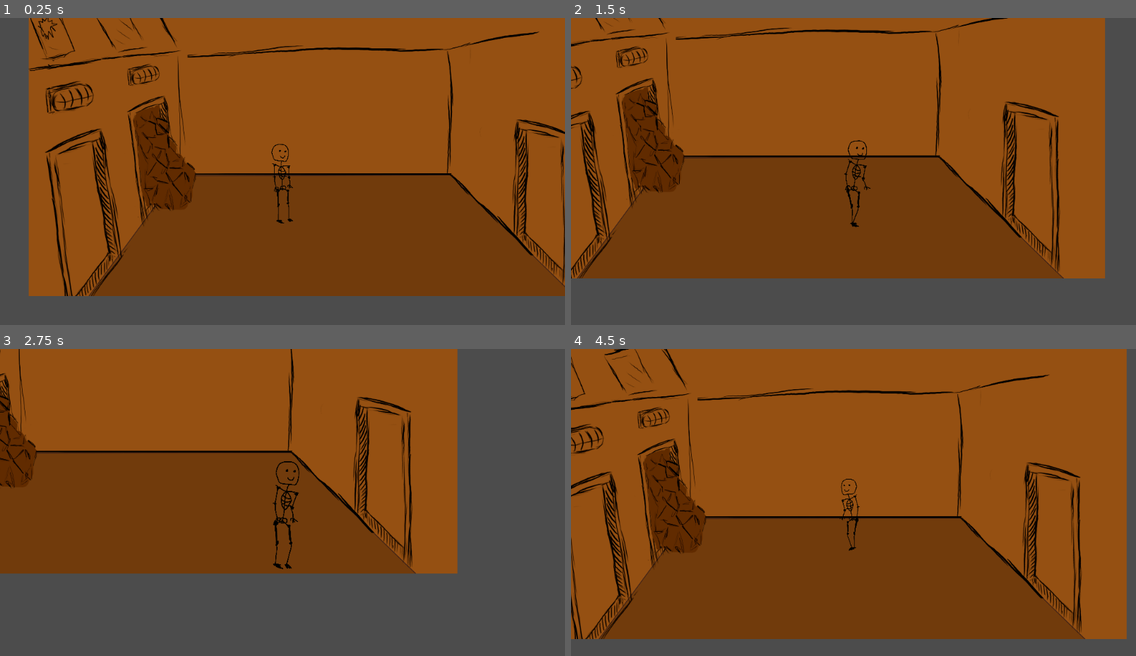
Above: before the commit, frames 1-4 (two rows, left to right).
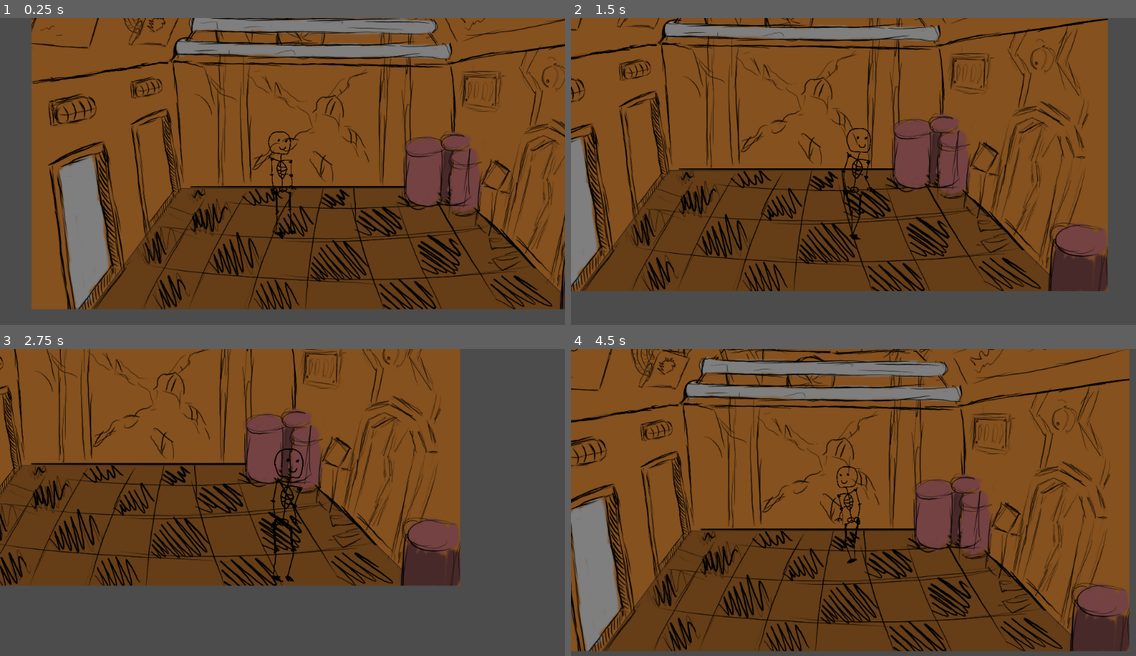
Above: after the commit, the same moments.

Repository: olejik-web/NotForgotten-Main
Game: Godot game, scene res://Room.tscn
Two runs of this game, one before a commit and one after it. Both use one fixed random seed, a clock stepped at 60 frames per second and the inputs below.
Inputs:
- Up to frame 1 (0.25 s): no input
- Up to frame 2 (1.5 s): tap Enter at 0.5 s; hold Right (ui_right) 0.53-1.28 s; hold Down (ui_down) from 1.28 s (still down)
- Up to frame 3 (2.75 s): release Down (ui_down) at 2.03 s; hold Right (ui_right) from 2.03 s (still down)
- Up to frame 4 (4.5 s): release Right (ui_right) at 2.78 s; hold Up (ui_up) 2.78-3.53 s; hold Left (ui_left) from 3.53 s (still down)

The runs differ from the first frame. In frame 1, 34% of the frame differs, in the area x 5-100%, y 0-95%; in frame 2, 31%; in frame 3, 21%; in frame 4, 37%, in the area x 0-99%, y 0-99%.

Commit message:
Changes

Diff:
--- a/Room.tscn
+++ b/Room.tscn
@@ -1,12 +1,19 @@
 [gd_scene load_steps=3 format=2]
 
-[ext_resource path="res://sprites/main_location/main_scene.png" type="Texture" id=1]
+[ext_resource path="res://sprites/main_location/main_scene.jpg" type="Texture" id=1]
 [ext_resource path="res://Player.tscn" type="PackedScene" id=3]
 
 [node name="MainRoom" type="Node"]
 
 [node name="KinematicBody2D" type="KinematicBody2D" parent="."]
 show_behind_parent = true
+__meta__ = {
+"_edit_lock_": true
+}
+
+[node name="floor" type="CollisionPolygon2D" parent="KinematicBody2D"]
+polygon = PoolVector2Array( 75.7734, 598.907, 125.162, 538.839, 170.547, 542.844, 219.936, 462.753, 266.317, 400.034, 324.054, 404.021, 667.314, 406.101, 691.916, 425.63, 719.785, 432.891, 775.222, 425.399, 872.969, 515.872, 908.713, 504.134, 960.772, 554.857, 955.433, 598.907 )
+one_way_collision_margin = 128.0
 __meta__ = {
 "_edit_lock_": true
 }
@@ -19,14 +26,7 @@
 "_edit_lock_": true
 }
 
-[node name="floor" type="CollisionPolygon2D" parent="KinematicBody2D"]
-polygon = PoolVector2Array( 75.7734, 598.907, 125.162, 538.839, 170.547, 542.844, 219.936, 462.753, 253.307, 464.088, 282.674, 449.405, 304.031, 430.717, 324.054, 404.021, 764.551, 406.69, 872.969, 515.872, 908.713, 504.134, 960.772, 554.857, 955.433, 598.907 )
-one_way_collision_margin = 128.0
-__meta__ = {
-"_edit_lock_": true
-}
-
 [node name="Player" parent="." instance=ExtResource( 3 )]
-position = Vector2( 458.729, 462.327 )
+position = Vector2( 454.729, 461.327 )
 scale = Vector2( 0.13, 0.13 )
 z_index = 1
--- a/scripts/MainPlayerScript.gd
+++ b/scripts/MainPlayerScript.gd
@@ -3,9 +3,9 @@
 export var ex_room_top_limit = 405
 export var ex_room_down_limit = 585
 var limit = ex_room_down_limit - ex_room_top_limit
-var orSize = 0.10
-var downSize = 0.15
-#works for me
+var orSize = 0.13
+var downSize = 0.18
+
 
 func _process(delta):
 	var velocity = Vector2()
Not shown: 2 places in Player.tscn that only renumber resources
Binary file added: sprites/main_location/location_1.jpg
Not shown, added: sprites/main_location/location_1.jpg.import
Binary file added: sprites/main_location/main_scene.jpg
Not shown, added: sprites/main_location/main_scene.jpg.import
Binary file removed: sprites/main_location/main_scene.png
Binary file changed: sprites/main_location/stone.png
